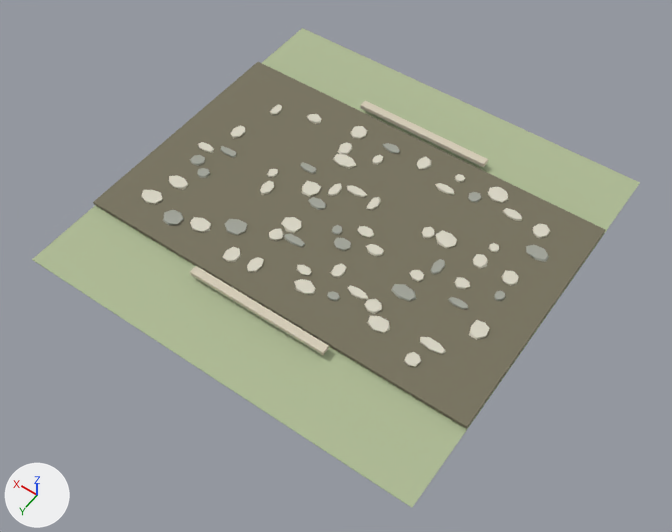
Before and after pictures for a commit that changed the glTF model frontend/public/assets/buildings/roads/common_road/common_road_straight_ew_active.glb.
Rendered twice from a 50 mm camera at (-2.87, 4.16, 5.84) aimed at (-0.12, 0.31, -0.21). The axes (+X, +Y, +Z) are drawn at lower left. The lights are the same throughout. The picture after the commit comes second. Vertices at exactly the same position are counted once.

Objects in the first picture: 'SM_road_connected_surface.088', 'SM_road_grass_tile.088', 'SM_shoulder_edge.072', 'SM_shoulder_edge.073' and 63 more.
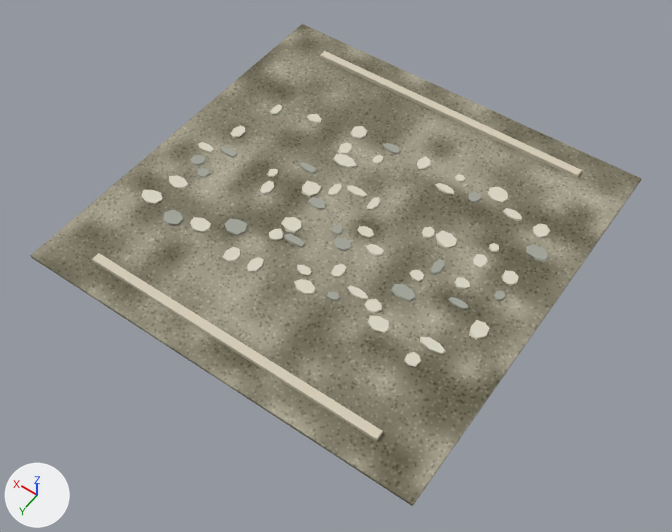
What differs and where, as boxes (x1, y1, x2, y2) in the pictures (672 x 532 px):
'SM_road_connected_surface.088', surface changed, reshaped (19% wider, 31% taller)
    before: (93, 62, 605, 429)
    after: (30, 24, 642, 506)
'SM_road_grass_tile.088', deleted
    before: (32, 28, 640, 508)

What changed in the scene script:
```text
Change mat_mat_common_road_surface:
    remove n3 = _N.new('ShaderNodeUVMap'); n3.name = 'UV Map'
    remove n3.uv_map = 'UVMap.-01'
    where n2 = _N.new('ShaderNodeTexImage'); n2.name = 'Image Texture'
    remove _L.new(n3.outputs[0], n2.inputs[0])  # 'UV' to 'Vector'
Change me_sm_road_connected_surface_088:
    used by ob_sm_road_connected_surface_088; location = (0.0, 0.0, 0.0)
    remove me_sm_road_connected_surface_088.from_pydata(...)  # 16 vertices, 28 faces; spans x -1.8..1.8, y -1.1..1.1, z 0.03..0.05
    add me_sm_road_connected_surface_088.from_pydata(...)  # 8 vertices, 12 faces; spans x -1.8..1.8, y -1.8..1.8, z 0.03..0.05
    me_sm_road_connected_surface_088 part 1: the whole mesh is rebuilt
Remove ob_sm_road_grass_tile_088:
    ob_sm_road_grass_tile_088 = bpy.data.objects.new('SM_road_grass_tile.088', me_cube_1085)
    ob_sm_road_grass_tile_088.location = (0.0, 0.0, 0.002)
```
